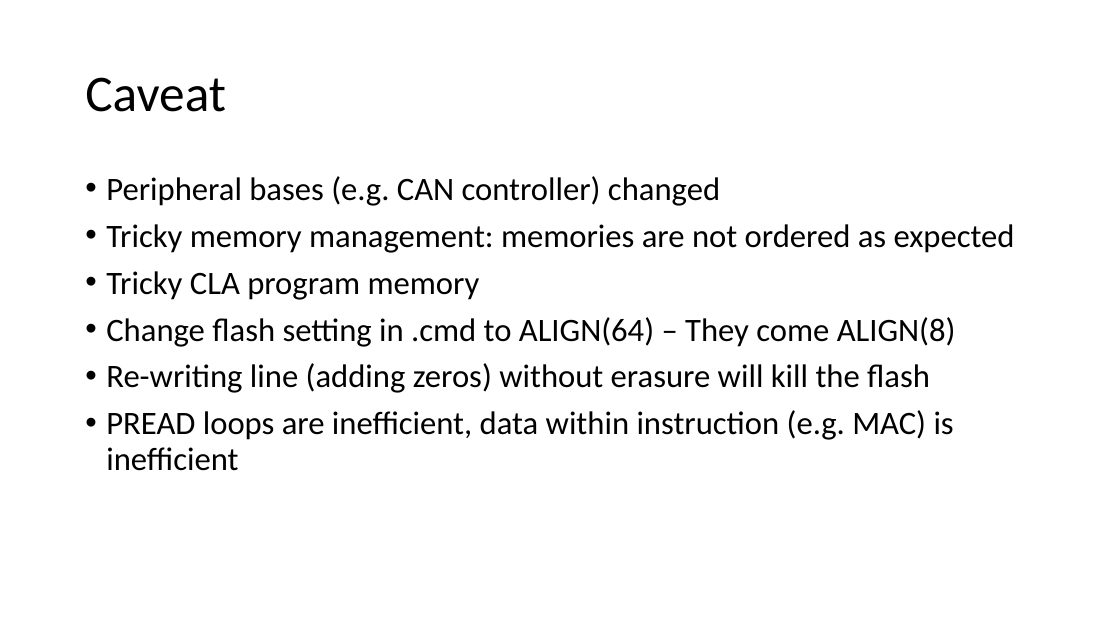
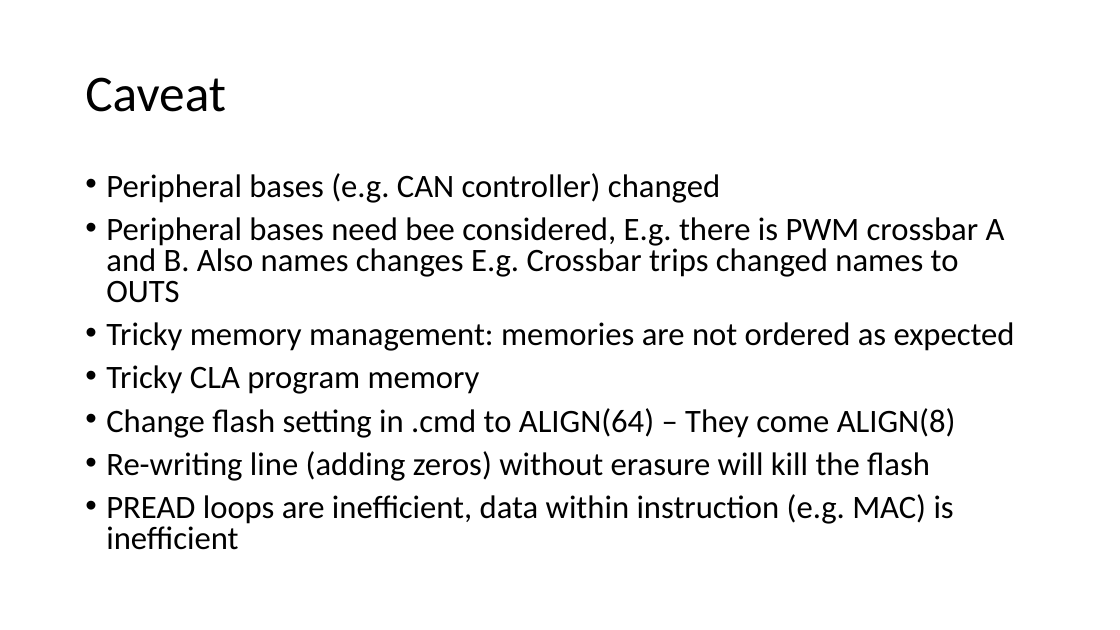
Before and after one commit to yahalit/Sensorless, a slide deck: slide 4 of 28P650.pptx (slide 3 before the commit). Drawn at 1120x630 pixels with LibreOffice and Linux fonts; fonts in the diff are those of the drawing. Boxes give left, top, right and bottom in pixels: in the first picture for what was removed or moved away, otherwise in the second. Text is boxed around its words. In the diff, an @@ line names an element or a change of style, - is before the commit and + after.

```diff
--- a/28P650.pptx
+++ b/28P650.pptx
@@ text at (106, 173, 1015, 550): line spacing 0.9 to 0.8 @@
@@ text at (106, 217, 1005, 303): paragraph added @@
+• Peripheral bases need bee considered, E.g. there is PWM crossbar A and B. Also names changes E.g. Crossbar trips changed names to OUTS
```
Also in this commit, not shown: 1 slide added, 18 other files.
